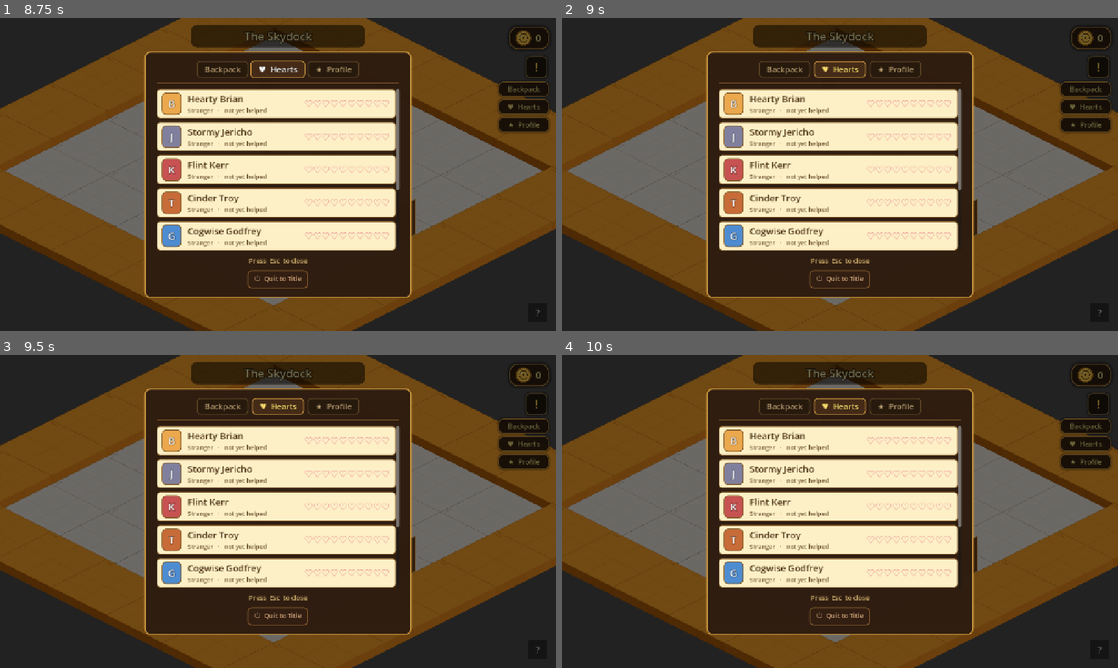
Above: before the commit, frames 1-4 (two rows, left to right).
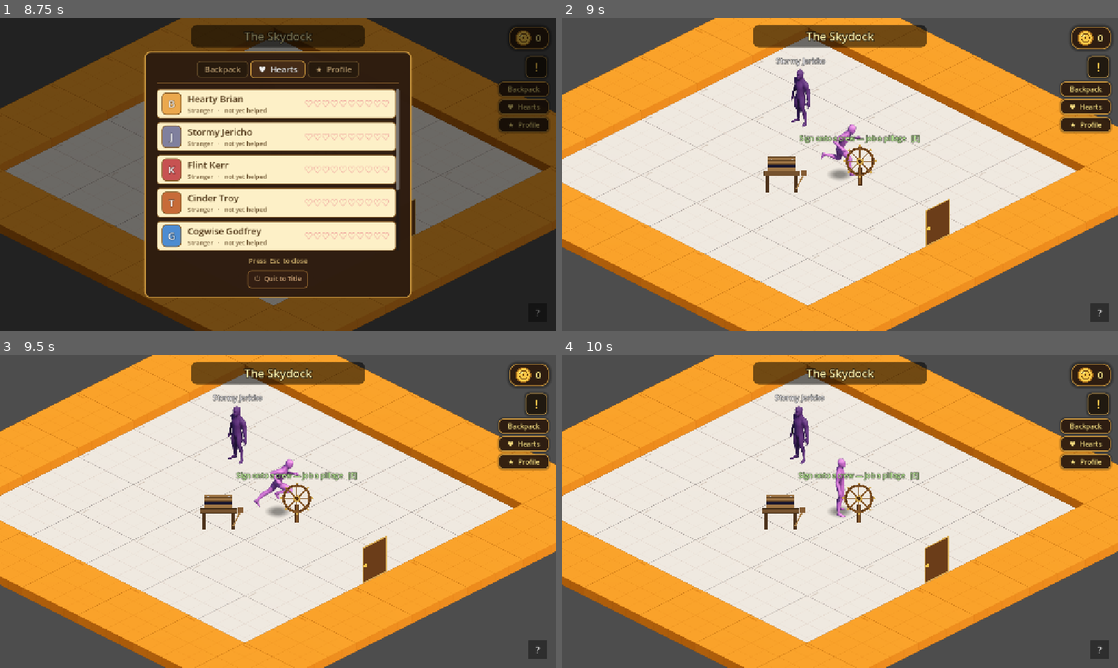
Above: after the commit, the same moments.

Repository: TairoyZone/shivaliva-shanty
Game: Godot game, scene res://levels/skydock_interior/skydock_interior.tscn
The game is run twice, just before and just after one commit, with the same random seed, the same clock (stepped at 60 frames per second) and the same inputs. This scene is started directly instead of the project's main scene.
Inputs (mouse positions are in pixels of both pictures, inside the frame that each line leads up to):
- Up to frame 1 (8.75 s): click "!" at 0.5 s; click "X" at 1.25 s; click "♥ Hearts" at 2 s; click "★ Profile" at 2.75 s; click "♥ Hearts" at 3.5 s; click "★ Profile" at 4.25 s; click "♥ Hearts" at 5 s; click "?" at 5.75 s; click "Backpack" at 6.5 s; click "Backpack" at 7.25 s; click "♥ Hearts" at 8 s
- Up to frame 2 (9 s): tap Enter (ui_accept) at 8.75 s; move the mouse to (962, 158) at 8.77 s; hold D (move_right) from 8.78 s (still down); hold E (interact) from 8.78 s (still down); click (962, 158) at 8.92 s
- Up to frame 3 (9.5 s): keep holding D (move_right); keep holding E (interact); tap Enter (ui_accept) at 9.02 s
- Up to frame 4 (10 s): release D (move_right) at 9.5 s; release E (interact) at 9.5 s; drag from (728, 527) to (828, 458) at 9.52 s

Frame 1 is identical in both runs. In frame 2, 97% of the frame differs, in the area x 0-100%, y 0-100%; in frame 3, 97%; in frame 4, 97%.

Commit message:
feat(npc): slice 1 - click-to-interact world + E opens the backpack
First slice of the click-based interaction overhaul (Troy). Interactable base: a LEFT-CLICK on any interactable (NPC/door/puzzle/work-site) fires interact() via the Area2D input_event - one base hook covers them all since subclasses call super._ready(). Ignored through a fullscreen UI (open dialog/backpack). The player no longer handles E-to-interact (removed _unhandled_input); the InteractionZone still drives proximity name-tags. The HUD now opens/closes the backpack on E (the interact action) alongside ESC/I. Movement stays WASD, so clicks are free.

CANNOT verify clicking headless - needs playtest. Next slices: NPC options popup + Hearties friends-only gating.

Co-Authored-By: Claude Opus 4.8 <noreply@anthropic.com>

Diff:
--- a/components/interactable/interactable.gd
+++ b/components/interactable/interactable.gd
@@ -39,6 +39,11 @@
 	if Engine.is_editor_hint():
 		return
 	_tooltip.visible = false
+	# Click-to-interact (everything is click-based now — Troy). The Area2D emits input_event on a click within
+	# its shape; a left-click fires interact(). One base hook covers NPCs (dialog/popup), doors (change scene),
+	# puzzles (launch), work-sites — they only override interact().
+	input_pickable = true
+	input_event.connect(_on_input_event)
 
 
 func set_tooltip_visible(value: bool) -> void:
@@ -55,3 +60,14 @@
 	if Engine.is_editor_hint():
 		return
 	interacted.emit()
+
+
+## Left-click on this object → interact() (the click-based model). Ignored through a fullscreen UI (an open
+## dialog or the backpack). Connected in _ready; subclasses only override interact().
+func _on_input_event(_viewport: Node, event: InputEvent, _shape_idx: int) -> void:
+
+	if not (event is InputEventMouseButton and event.pressed and event.button_index == MOUSE_BUTTON_LEFT):
+		return
+	if Overlay.is_active or (HUD != null and HUD.is_inventory_open()):
+		return
+	interact()
--- a/interface/hud.gd
+++ b/interface/hud.gd
@@ -255,8 +255,8 @@
 	# ESC here (consumes it) so it never falls through to a leave-to-title.
 	if not visible:
 		return
-	if event.is_action_pressed("ui_cancel"):
-		_toggle_inventory()
+	if event.is_action_pressed("ui_cancel") or event.is_action_pressed("interact"):
+		_toggle_inventory()   # ESC or E opens/closes the backpack — E no longer interacts (Troy: click-based)
 		get_viewport().set_input_as_handled()
 	elif event is InputEventKey and event.pressed and not event.echo and event.keycode == KEY_J:
 		_toggle_journal()
--- a/player/player.gd
+++ b/player/player.gd
@@ -104,27 +104,9 @@
 	move_and_slide()
 
 
-func _unhandled_input(event: InputEvent) -> void:
-
-	if not SessionState.is_local_authority(peer_id):
-		return
-	if not event.is_action_pressed("interact"):
-		return
-	# Don't fire an interactable underneath a fullscreen UI — the bag's
-	# dim only blocks mouse, not the E action, and a dialog shouldn't be
-	# interruptible by E either. Mirrors the movement freeze.
-	if Overlay.is_active or (HUD != null and HUD.is_inventory_open()):
-		return
-	if _nearby_interactables.is_empty():
-		return
-	var closest : Interactable = _nearby_interactables[0]
-	var closest_dist : float = global_position.distance_squared_to(closest.global_position)
-	for m in _nearby_interactables:
-		var d : float = global_position.distance_squared_to(m.global_position)
-		if d < closest_dist:
-			closest = m
-			closest_dist = d
-	closest.interact()
+# Interaction is CLICK-based now (see Interactable._on_input_event) — and E opens the backpack (handled by
+# the HUD) — so the player no longer handles E-to-interact. The InteractionZone still drives the proximity
+# name-tags via _on_InteractionZone_area_entered/exited below.
 
 
 func _on_InteractionZone_area_entered(area: Area2D) -> void:
